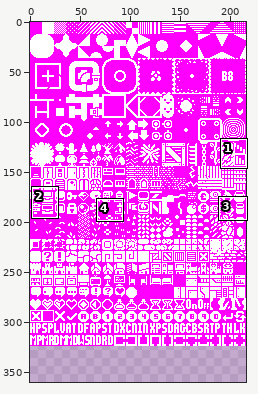
One commit to this sprite sheet: assets/font-tiles.png. The first picture is a wide view before the edit; the outline marks the close-up.
Close-up. Before:
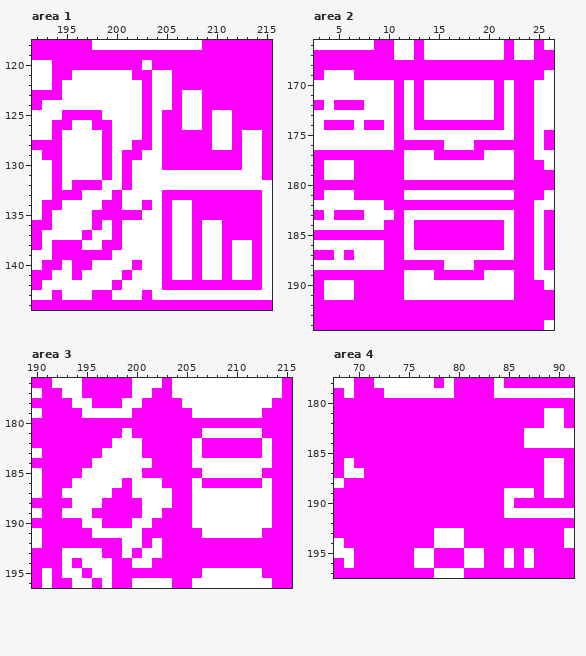
The file is 216x324 pixels. Shown: area 1: x 192..215, y 118..144; area 2: x 3..26, y 166..194; area 3: x 190..215, y 176..196; area 4: x 68..91, y 178..197. The old version is drawn lined up with the new one, on the new canvas. The commit also changed other parts of the picture, which this record leaves out.
Now the later version:
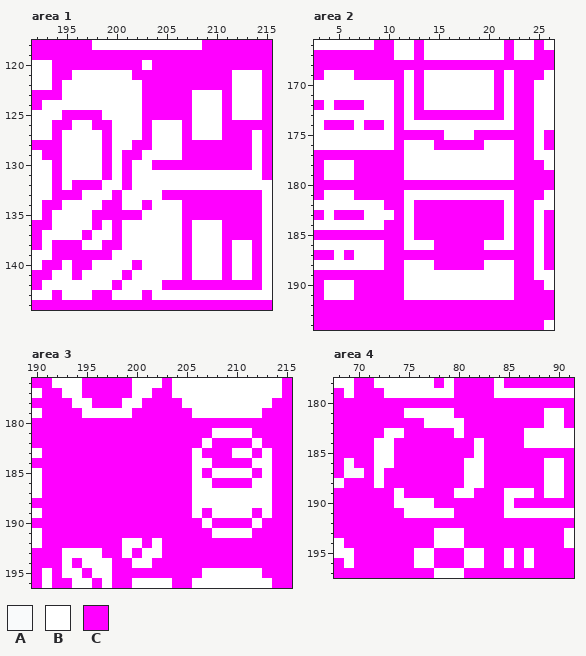
Palette (. is transparent): A #f9fafb  B #ffffff  C #ff00ff
Difference:
canvas 216x324 -> 216x360
Area 1:
The author changed colour C to colour B in rows 121 to 122 at x 212 to 214; in rows 123 to 124 at x 209 to 210 and 212 to 214; in row 125 at x 209 and 212 to 214; in row 126 at x 205 to 206 and 209; in row 127 at x 205 to 206 and 208 to 209; in rows 128 to 129 at x 205 to 206.
The author changed colour C to colour B in rows 134 to 135 at x 205; in rows 136 to 141 at x 205 and 208.
The author changed colour B to colour C in rows 121 to 122 at x 204 to 205; in rows 123 to 124 at x 204 to 205 and 207; in row 125 at x 204, 207 and 211; in row 126 at x 207 and 211; in row 127 at x 211 and 213; in row 128 at x 210 to 211 and 213.
The author changed colour B to colour C in row 129 at x 213; in row 130 at x 204 and 213; in rows 134 to 141 at x 207.
Area 2:
The author changed colour C to colour B in row 169 at x 12, 14 to 20 and 22; in row 174 at x 13 to 21; in row 176 at x 12 to 14 and 20 to 22; in row 177 at x 15 to 19; in row 182 at x 12 and 22; in row 186 at x 13 to 14 and 20 to 21.
The author changed colour C to colour B in row 188 at x 12 to 14 and 20 to 22; in row 189 at x 15 to 19.
The author changed colour B to colour C in row 173 at x 14 to 20; in row 175 at x 12 to 15 and 19 to 22; in row 176 at x 16 to 18; in row 183 at x 13 to 21; in row 187 at x 12 to 22; in row 188 at x 16 to 18.
Area 3:
The author changed colour C to colour B in row 182 at x 207 and 212; in row 183 at x 210 to 211; in row 185 at x 206 and 213; in row 186 at x 207 and 212.
The author changed colour B to colour C in row 181 at x 199, 207 and 212; in row 182 at x 198 to 200, 206 and 213; in row 183 at x 197 to 200; in row 184 at x 196 to 201 and 208 to 211; in row 185 at x 195 to 200, 207 and 212; in row 186 at x 194 to 198 and 200 to 202.
The author changed colour B to colour C in row 187 at x 193 to 197 and 200 to 203; in row 188 at x 194 to 196 and 201 to 203; in row 189 at x 193 to 195, 201 to 202, 207 and 212; in row 190 at x 195 to 196, 200 to 201, 206, 208 to 211 and 213; in row 191 at x 196 to 200, 207 and 212.
Area 4:
The author changed colour C to colour B in row 181 at x 75 to 79; in row 182 at x 77 to 80; in row 183 at x 73 to 74 and 80; in rows 184 to 185 at x 72 to 73 and 82; in row 186 at x 72 to 73 and 81 to 82; in rows 187 to 188 at x 72 and 81 to 82.
The author changed colour C to colour B in row 189 at x 74 and 80 to 81; in row 190 at x 74 to 77; in row 191 at x 75 to 79.
Boxes around the changes in both close-ups, in picture pixels (x1, y1, x2, y2):
changed: (152, 70, 262, 280)
changed: (404, 70, 514, 160)
changed: (404, 200, 514, 280)
changed: (62, 428, 272, 538)
changed: (374, 408, 484, 518)
